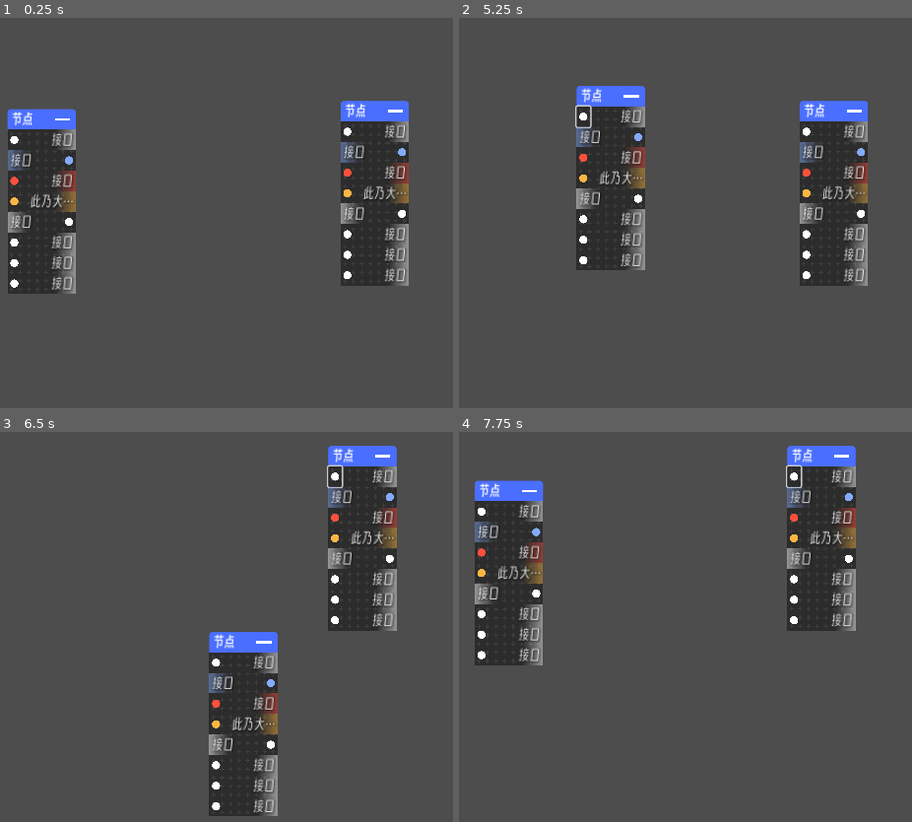
Above: before the commit, frames 1-4 (two rows, left to right).
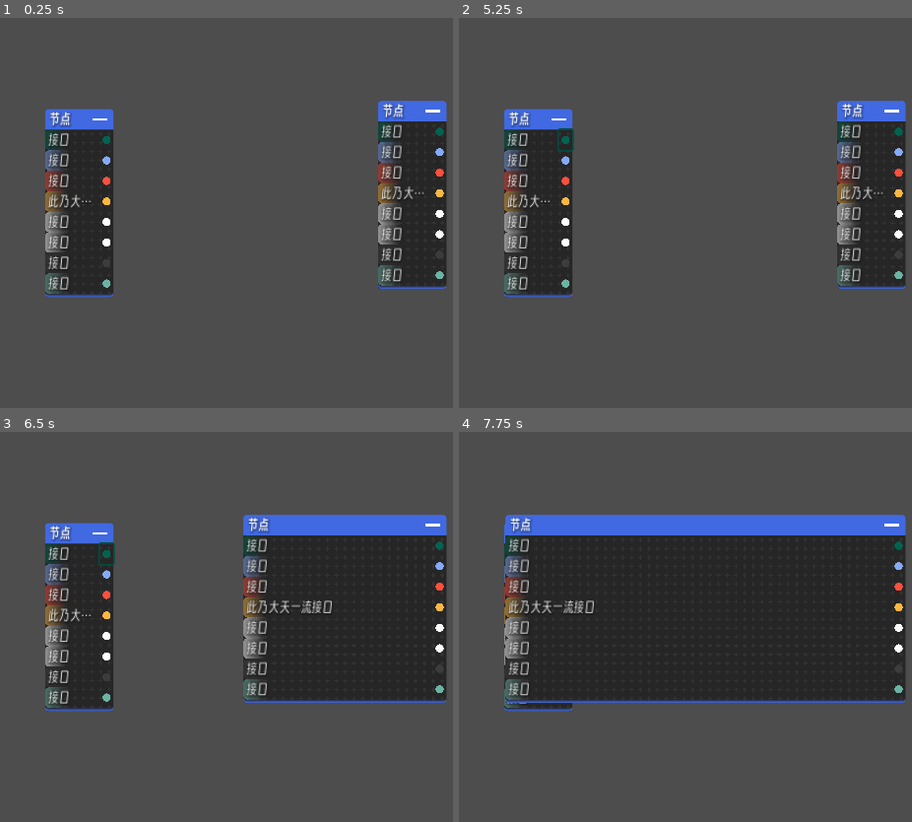
Above: after the commit, the same moments.

Repository: SXijka/GraphComponents_for_Godot
Game: Godot game, scene res://测试场景.tscn
Same seed, same stepped clock (60 frames per second), same inputs: the game is played once before the commit and once after it. The project has no main scene, so this scene is started directly.
Inputs (mouse positions are in pixels of both pictures, inside the frame that each line leads up to):
- Up to frame 1 (0.25 s): no input
- Up to frame 2 (5.25 s): click (472, 138) at 0.52 s; click (567, 138) at 1.27 s; click (522, 119) at 2.02 s; click (522, 119) at 2.77 s; click (522, 119) at 3.52 s; click (472, 138) at 4.27 s; tap Enter at 5 s; drag from (499, 201) to (816, 119) at 5.02 s
- Up to frame 3 (6.5 s): tap Space at 5.75 s; drag from (375, 607) to (240, 720) at 5.77 s
- Up to frame 4 (7.75 s): tap Enter at 6.5 s; move the mouse to (816, 533) at 6.52 s; hold Mouse wheel down (UI放大) 6.53-7.25 s; click (816, 533) at 6.67 s; tap Space at 7.25 s; drag from (699, 720) to (504, 564) at 7.27 s

The runs differ from the first frame. In frame 1, 20% of the frame differs, in the area x 1-99%, y 21-72%; in frame 2, 23%; in frame 3, 33%; in frame 4, 45%, in the area x 3-99%, y 3-72%.

Commit message:
优化接口与节点UI与逻辑，将组件类修改为连接代理类用于管理接口之间的连接

Diff:
--- a/project.godot
+++ b/project.godot
@@ -12,6 +12,7 @@
 
 config/name="幻华破碎"
 config/features=PackedStringArray("4.2", "GL Compatibility")
+run/max_fps=60
 boot_splash/image="res://项目配置/14域图标.png"
 config/icon="res://项目配置/次图标.png"
 config/windows_native_icon="res://项目配置/MoonBreak主图标.ico"
@@ -29,7 +30,7 @@
 "res://组件/可调整边框/": "pink",
 "res://组件/点背景/": "pink",
 "res://组件/窗口缩放/": "pink",
-"res://组件/组件_基类/": "pink",
+"res://组件/连接代理/": "pink",
 "res://项目配置/": "yellow"
 }
 
--- a/组件.gd
+++ /dev/null
@@ -1,142 +0,0 @@
-extends Control
-class_name 组件
-## 一切拥有嵌套或连接功能的组件的基类。
-## 可接受一个配置文件，在进入场景树时执行其[method 组件配置.执行配置]。
-
-## 若该配置文件不为空，则自动加载该配置文件，并执行其[method 组件配置.执行配置]。
-@export var 配置文件: 组件配置
-
-## 该组件的名称，可被用于UI显示和报错信息。
-var 名称: String
-
-## 该组件所归属的另一个组件。与宾客的区别是，宾客可以有多个，宿主只能有一个。
-var 宿主: 组件:
-	set = _设置宿主
-
-var _宾客: Array[组件] = []
-
-signal 宾客改变(宿主: 组件, 是_添加: bool, 宾客: 组件)
-signal 宿主改变(自身:组件, 新宿主:组件)
-signal 连接(组件_:组件, 接收者:组件, 组件_为宿主:bool)
-signal 断开(组件_:组件, 接收者:组件)
-
-
-## 连接自己的连接和断开信号，以便在接收到信号时能够自动处理。
-func _init():
-	connect("连接",_接收_连接)
-	connect("断开",_接收_断开)
-
-
-## 若配置文件不为空，则在进入场景树时执行[method 组件配置.执行配置]。
-## 无法更早，因为直到对象被实例化并添加到场景树之后，属性才会被设置为编辑器中指定的值，之前则是默认值。
-func _enter_tree() -> void:
-	if 配置文件:
-		配置文件.执行配置(self)
-
-
-## 令组件_与该组件连接。
-func 连接到(组件_: 组件, 组件_为宿主: bool) -> void:
-	emit_signal("连接", 组件_, self, 组件_为宿主)
-
-
-## 令组件_与该组件断开。
-func 断开于(组件_: 组件):
-	emit_signal("断开", 组件_, self)
-
-
-## 获取宾客数组。并非返回引用本身，而是复制。
-func 获取_宾客() -> Array[组件]:
-	return _宾客.duplicate()
-
-
-## 获取宾客数量。
-func 宾客_数量() -> int:
-	return _宾客.size()
-
-
-## 判断两个组件之间是否存在连接。
-## 注意，若存在单向连接，会根据断开单向的值对组件间的连接状态进行纠正，此时返回值与断开单向的值相同。
-static func 存在连接(组件A: 组件, 组件B: 组件, 断开单向: bool = true) -> bool:
-	if (组件A.宿主 == 组件B) and (组件A in 组件B.获取_宾客()):
-		return true
-	if (组件B.宿主 == 组件A) and (组件B in 组件A.获取_宾客()):
-		return true
-	if not 存在单向连接(组件A, 组件B, 断开单向):
-		return false
-	return 断开单向
-
-
-## 判断两个组件之间是否存在单向连接。注意，无论返回值如何，都会根据断开单向的值对连接状态进行纠正。
-## 在存在单向连接时，若断开连接为true，则会断开单向连接；若断开连接为false，则会补全为正常连接。
-static func 存在单向连接(组件A: 组件, 组件B: 组件, 断开单向: bool = true) -> bool:
-	if 组件A == 组件B:
-		push_warning(组件A._信息() + "  自己诊断与自己是否存在单向连接")
-		return false
-	if (组件A.宿主 == 组件B) and (组件A not in 组件B.获取_宾客()):
-		if 断开单向:
-			组件A.宿主 = null
-		else:
-			组件B._宾客_添加(组件A)
-		return true
-	elif (组件B.宿主 == 组件A) and (组件B not in 组件A.获取_宾客()):
-		if 断开单向:
-			组件B.宿主 = null
-		else:
-			组件A._宾客_添加(组件A)
-		return true
-	return false
-
-
-func _接收_连接(组件_: 组件, 目标: 组件, 组件_为宿主: bool) -> void:
-	if 组件_ == self:
-		push_warning(组件_._信息() + "  自己当自己的宿主")
-		return
-	if 组件_为宿主:
-		# 组件_希望成为宿主，将目标添加为组件_的宾客
-		组件_._宾客_添加(目标)
-		# 目标的宿主设置为组件_
-		宿主 = 组件_
-	else:
-		# 组件_希望成为宾客，将组件_添加到自身的宾客列表中
-		_宾客_添加(组件_)
-		# 组件_的宿主设置为自身
-		组件_.宿主 = self
-
-
-func _接收_断开(组件A:组件, 组件B: 组件) -> void:
-	if 组件A.宿主 == 组件B:
-		组件A._设置宿主(null)
-		组件B._宾客_删除(组件A)
-		print(组件B)
-	elif 组件B.宿主 == 组件A:
-		print(组件A)
-		组件B._设置宿主(null)
-		组件A._宾客_删除(组件B)
-
-
-func _设置宿主(新宿主: 组件) -> void:
-	宿主 = 新宿主
-	emit_signal("宿主改变", self, 新宿主)
-
-
-func _宾客_添加(组件_: 组件) -> void:
-	if 组件_ in _宾客 :
-		return
-	_宾客.append(组件_)
-	emit_signal("宾客改变", self, true, 组件_)
-
-
-func _宾客_删除(组件_: 组件) -> void:
-	if 组件_ in _宾客:
-		_宾客.erase(组件_)
-		emit_signal("宾客改变", self, false, 组件_)
-
-
-func _宾客_清空() -> void:
-	for 组件_ in _宾客.duplicate():
-		_宾客_删除(组件_)
-	_宾客.clear()
-
-
-func _信息() -> String:
-	return str(self) + "  |名称： " + 名称 + "  |宾客： " + str(_宾客) + "  |宿主： " + str(宿主)
--- a/组件/接口/接口.gd
+++ b/组件/接口/接口.gd
@@ -6,15 +6,29 @@
 @export var 接口名称: String = "接口":
 	set = _设置接口名称
 
-@export_enum("输送模式", "接收模式") var 接口模式: String = "输送模式": # 默认为输送模式
+@export_enum("发送模式", "接收模式") var 接口模式: String = "发送模式": # 默认为发送模式
 	set = _设置接口模式
 
 @export_color_no_alpha var 接点颜色: Color = Color.WHITE:
 	set = _设置接点颜色
 
+@export var 连接线颜色: Color = Color.GRAY
+
+@export var 连接线宽: float = 8.0
+
+@export var 连接: 连接代理
+
+
 @onready var _名称: Label = $"名称"
 @onready var _接点: Button = $"接点"
+@onready var _绘画: Control = $"接点/绘画"
+
 @onready var _渐变背景: StyleBoxFlat = $"名称/渐变背景".get_theme_stylebox("panel", "Panel")
+
+var 连接中: bool = false
+
+var _连接初始位置: Vector2 = Vector2.ZERO
+
 
 
 
@@ -22,6 +36,8 @@
 	_设置接口名称(接口名称)
 	_设置接口模式(接口模式)
 	_设置接点颜色(接点颜色)
+	_接点.pressed.connect(_开始连接)
+	_绘画.draw.connect(_绘制连接线)
 
 
 func _设置接口名称(新名称: String):
@@ -47,7 +63,7 @@
 		_渐变背景.border_width_right = 30
 		_渐变背景.border_width_left = 0
 	else:
-		move_child(_接点, get_child_count() - 1)
+		move_child(_接点, 1)
 		_名称.horizontal_alignment = HORIZONTAL_ALIGNMENT_LEFT
 		_接点.size_flags_horizontal = Control.SIZE_SHRINK_END
 		_渐变背景.border_width_left = 30
@@ -63,7 +79,40 @@
 		return
 	_渐变背景.border_color = Color(新颜色, 0.5)
 
-#
+
+func _开始连接():
+	连接中 = true
+	print("开始")
+	_连接初始位置 = get_global_mouse_position()
+	pass
+
+func _input(事件: InputEvent) -> void:
+	if not 连接中:
+		return
+	_绘画.queue_redraw()
+
+	if 事件 is InputEventMouseButton:
+		if 事件.button_index != MOUSE_BUTTON_LEFT:
+			return
+		连接中 = false
+		_绘画.queue_redraw()
+		检测连接()
+
+
+
+func 检测连接():
+	pass
+
+func _绘制连接线():
+	if 连接中:
+		_绘画.draw_line(计算中点位置(_绘画), _绘画.get_local_mouse_position(), 连接线颜色, 连接线宽, true)
+
+func 计算中点位置(控件: Control) -> Vector2:
+	return 控件.position + 控件.size/2
+#func _draw() -> void:
+	#if not 连接中:
+		#return
+	#no()
 #var 开始点位置: Vector2
 #var 结束点位置: Vector2
 #var 控制点1位置: Vector2= Vector2(100, 100)
@@ -72,21 +121,22 @@
 #var 当前鼠标位置: Vector2
 #var 连接中: bool = false
 #
-#
+##
 #func _input(event):
 	#if event is InputEventMouseButton:
-		#if event.button_index == MOUSE_BUTTON_LEFT:
-			#if event.pressed:
-				## 开始连接
-				#开始点位置 = event.position
-				#当前鼠标位置 = event.position
-				#连接中 = true
-			#else:
-				## 结束连接
-				#连接中 = false
-				## 在这里可以添加检测逻辑，判断是否连接到有效的接收点
-				#print("连接结束")
-			#queue_redraw()
+		#if event.button_index != MOUSE_BUTTON_LEFT:
+			#pass
+		#if event.pressed:
+			## 开始连接
+			#开始点位置 = event.position
+			#当前鼠标位置 = event.position
+			#连接中 = true
+		#else:
+			## 结束连接
+			#连接中 = false
+			#
+			#print("连接结束")
+		#queue_redraw()
 	#elif event is InputEventMouseMotion and 连接中:
 		## 更新当前鼠标位置用于绘制连接线
 		#当前鼠标位置 = event.position
@@ -121,7 +171,7 @@
 	#控制点2位置 = 新控制点2位置
 	#使用贝塞尔曲线 = 使用贝塞尔
 	#queue_redraw()  # 触发重新绘制
-
+#
 
 # 占位函数，以后根据需要实现
 func 在连接时执行():
--- a/组件/接口/接口.tscn
+++ b/组件/接口/接口.tscn
@@ -15,15 +15,6 @@
 grow_vertical = 2
 mouse_filter = 2
 script = ExtResource("1_ykose")
-"接口模式" = "接收模式"
-
-[node name="接点" type="Button" parent="."]
-custom_minimum_size = Vector2(20, 0)
-layout_mode = 2
-size_flags_horizontal = 0
-icon = ExtResource("3_bbakn")
-flat = true
-expand_icon = true
 
 [node name="名称" type="Label" parent="."]
 layout_mode = 2
@@ -31,7 +22,6 @@
 size_flags_vertical = 1
 theme = ExtResource("3_5rugr")
 text = "接口"
-horizontal_alignment = 2
 vertical_alignment = 1
 text_overrun_behavior = 3
 
@@ -45,3 +35,21 @@
 grow_vertical = 2
 mouse_filter = 2
 theme = ExtResource("3_5rugr")
+
+[node name="接点" type="Button" parent="."]
+custom_minimum_size = Vector2(20, 0)
+layout_mode = 2
+size_flags_horizontal = 8
+action_mode = 0
+icon = ExtResource("3_bbakn")
+flat = true
+expand_icon = true
+
+[node name="绘画" type="Control" parent="接点"]
+layout_mode = 1
+anchors_preset = 15
+anchor_right = 1.0
+anchor_bottom = 1.0
+grow_horizontal = 2
+grow_vertical = 2
+mouse_filter = 2
--- a/组件/接口/接口主题.tres
+++ b/组件/接口/接口主题.tres
@@ -17,6 +17,10 @@
 border_width_left = 30
 border_color = Color(1, 1, 1, 0.5)
 border_blend = true
+corner_radius_top_left = 5
+corner_radius_top_right = 5
+corner_radius_bottom_right = 5
+corner_radius_bottom_left = 5
 
 [resource]
 resource_local_to_scene = true
--- a/组件/组件_基类/组件.gd
+++ /dev/null
@@ -1,160 +0,0 @@
-@tool
-class_name 组件
-extends Control
-## 一切拥有嵌套或连接功能的组件的基类。
-## 可接受一个配置文件，在进入场景树时执行其[method 组件配置.执行配置]。
-
-## 若该配置文件不为空，则自动加载该配置文件，并执行其[method 组件配置.执行配置]。
-@export var 配置文件: 组件配置
-
-## 该组件的名称，可被用于UI显示和报错信息。
-@export var 名称: String
-
-## 该组件所归属的另一个组件。与宾客的区别是，宾客可以有多个，宿主只能有一个。
-@export var 宿主: 组件:
-	set = _设置宿主
-
-## 当该组件作为一个宾客被断开后，会将宿主设置为默认宿主
-@export var 默认宿主:组件 = null
-
-var _宾客: Array[组件] = []
-
-signal 宾客改变(宿主: 组件, 是_添加: bool, 宾客: 组件)
-signal 宿主改变(自身:组件, 新宿主:组件)
-signal 连接(组件_:组件, 接收者:组件, 组件_为宿主:bool)
-signal 断开(组件_:组件, 接收者:组件)
-
-
-## 连接自己的宾客改变、宿主改变、连接、断开信号，以便在接收到信号时能够自动处理。
-func _init():
-	connect("连接",_接收_连接)
-	connect("断开",_接收_断开)
-	connect("宾客改变",当宾客改变)
-	connect("宿主改变",当宿主改变)
-
-
-## 若配置文件不为空，则在进入场景树时执行[method 组件配置.执行配置]。
-## 无法更早，因为直到对象被实例化并添加到场景树之后，属性才会被设置为编辑器中指定的值，之前则是默认值。
-func _enter_tree() -> void:
-	if 配置文件:
-		配置文件.执行配置(self)
-
-
-## 当宾客改变时被调用的虚方法
-@warning_ignore("unused_parameter")
-func 当宾客改变(_自身: 组件, 是_添加: bool, 宾客: 组件) -> void:
-	pass
-
-
-## 当宿主改变时被调用的虚方法
-@warning_ignore("unused_parameter")
-func 当宿主改变(_自身: 组件, 新宾客: 组件) -> void:
-	pass
-
-
-## 令组件_与该组件连接。
-func 连接到(组件_: 组件, 组件_为宿主: bool) -> void:
-	emit_signal("连接", 组件_, self, 组件_为宿主)
-
-
-## 令组件_与该组件断开。
-func 断开于(组件_: 组件):
-	emit_signal("断开", 组件_, self)
-
-
-## 获取宾客数组。并非返回引用本身，而是复制。
-func 获取_宾客() -> Array[组件]:
-	return _宾客.duplicate()
-
-
-## 获取宾客数量。
-func 宾客_数量() -> int:
-	return _宾客.size()
-
-
-## 判断两个组件之间是否存在连接。
-## 注意，若存在单向连接，会根据断开单向的值对组件间的连接状态进行纠正，此时返回值与断开单向的值相同。
-static func 存在连接(组件A: 组件, 组件B: 组件, 断开单向: bool = true) -> bool:
-	if (组件A.宿主 == 组件B) and (组件A in 组件B.获取_宾客()):
-		return true
-	if (组件B.宿主 == 组件A) and (组件B in 组件A.获取_宾客()):
-		return true
-	if not 存在单向连接(组件A, 组件B, 断开单向):
-		return false
-	return 断开单向
-
-
-## 判断两个组件之间是否存在单向连接。注意，无论返回值如何，都会根据断开单向的值对连接状态进行纠正。
-## 在存在单向连接时，若断开连接为true，则会断开单向连接；若断开连接为false，则会补全为正常连接。
-static func 存在单向连接(组件A: 组件, 组件B: 组件, 断开单向: bool = true) -> bool:
-	if 组件A == 组件B:
-		push_warning(组件A._信息() + "  自己诊断与自己是否存在单向连接")
-		return false
-	if (组件A.宿主 == 组件B) and (组件A not in 组件B.获取_宾客()):
-		if 断开单向:
-			组件A.宿主 = null
-		else:
-			组件B._宾客_添加(组件A)
-		return true
-	elif (组件B.宿主 == 组件A) and (组件B not in 组件A.获取_宾客()):
-		if 断开单向:
-			组件B.宿主 = null
-		else:
-			组件A._宾客_添加(组件A)
-		return true
-	return false
-
-
-func _接收_连接(组件_: 组件, 目标: 组件, 组件_为宿主: bool) -> void:
-	if 组件_ == self:
-		push_warning(组件_._信息() + "  自己当自己的宿主")
-		return
-	if 组件_为宿主:
-		# 组件_希望成为宿主，将目标添加为组件_的宾客
-		组件_._宾客_添加(目标)
-		# 目标的宿主设置为组件_
-		宿主 = 组件_
-	else:
-		# 组件_希望成为宾客，将组件_添加到自身的宾客列表中
-		_宾客_添加(组件_)
-		# 组件_的宿主设置为自身
-		组件_.宿主 = self
-
-
-func _接收_断开(组件A:组件, 组件B: 组件) -> void:
-	if 组件A.宿主 == 组件B:
-		组件A._设置宿主(默认宿主)
-		组件B._宾客_删除(组件A)
-		print(组件B)
-	elif 组件B.宿主 == 组件A:
-		print(组件A)
-		组件B._设置宿主(默认宿主)
-		组件A._宾客_删除(组件B)
-
-
-func _设置宿主(新宿主: 组件) -> void:
-	宿主 = 新宿主
-	emit_signal("宿主改变", self, 新宿主)
-
-
-func _宾客_添加(组件_: 组件) -> void:
-	if 组件_ in _宾客 :
-		return
-	_宾客.append(组件_)
-	emit_signal("宾客改变", self, true, 组件_)
-
-
-func _宾客_删除(组件_: 组件) -> void:
-	if 组件_ in _宾客:
-		_宾客.erase(组件_)
-		emit_signal("宾客改变", self, false, 组件_)
-
-
-func _宾客_清空() -> void:
-	for 组件_ in _宾客.duplicate():
-		_宾客_删除(组件_)
-	_宾客.clear()
-
-
-func _信息() -> String:
-	return str(self) + "  |名称： " + 名称 + "  |宾客： " + str(_宾客) + "  |宿主： " + str(宿主)
--- a/组件/组件_基类/组件配置.gd
+++ /dev/null
@@ -1,6 +0,0 @@
-class_name 组件配置
-extends Resource
-
-
-func 执行配置(_目标: 组件):
-	pass
--- a/组件/节点/节点.gd
+++ b/组件/节点/节点.gd
@@ -1,4 +1,78 @@
+@tool
 class_name 节点
-extends 组件
+extends Control
 
-@export var 点 = 点背景.new()
+
+@export var 名称: String = "节点":
+	set = _设置名称
+
+@export_color_no_alpha var 标记颜色: Color = Color.ROYAL_BLUE:
+	set = _设置标记颜色
+
+@export var 背景颜色: Color = Color(0.15, 0.15, 0.15, 1.0):
+	set = _设置背景颜色
+
+@export var 背景点颜色: Color = Color(0.2, 0.2, 0.2, 1.0):
+	set = _设置背景点颜色
+
+@export_enum("点","叉","十","一") var 背景点图案: String = "十":
+	set = _设置背景点图案
+
+@export var 展开: bool = true
+
+@onready var 节点名称: Label = $"可调整边框/节点内容/标题栏背景/标题栏边距/左右布局/节点名称"
+@onready var 底部背景: Panel = $"可调整边框/节点内容/面板背景/面板容器/底部背景"
+@onready var 标题栏背景: PanelContainer = $"可调整边框/节点内容/标题栏背景"
+@onready var 面板背景: PanelContainer = $"可调整边框/节点内容/面板背景"
+@onready var 背景点: 点背景 = $"可调整边框/节点内容/面板背景/背景容器/点背景"
+
+
+
+
+func _init() -> void:
+	add_to_group("节点")
+
+
+func _ready() -> void:
+	_设置名称(名称)
+	_设置标记颜色(标记颜色)
+	_设置背景颜色(背景颜色)
+	_设置背景点图案(背景点图案)
+	_设置背景点颜色(背景点颜色)
+
+
+func _设置名称(新名称):
+	名称 = 新名称
+	if not 节点名称:
+		return
+	节点名称.text = 新名称
+
+
+func _设置标记颜色(新颜色: Color):
+	标记颜色 = 新颜色
+	if not 标题栏背景:
+		return
+	if not 底部背景:
+		return
+	标题栏背景.self_modulate = 新颜色
+	底部背景.modulate = 新颜色
+
+
+func _设置背景颜色(新颜色: Color):
+	背景颜色 = 新颜色
+	if not 面板背景:
+		return
+	面板背景.self_modulate = 新颜色
+
+func _设置背景点颜色(新颜色: Color):
+	背景点颜色 = 新颜色
+	if not 背景点:
+		return
+	(背景点 as 点背景).点颜色 = 新颜色
+
+func _设置背景点图案(新图案: String):
+	背景点图案 = 新图案
+	if not 背景点:
+		print("na")
+		return
+	背景点.图案 = 新图案
--- a/节点.tscn
+++ b/组件/节点/节点.tscn
@@ -1,5 +1,6 @@
-[gd_scene load_steps=9 format=3 uid="uid://catrgda1jghjb"]
+[gd_scene load_steps=10 format=3 uid="uid://catrgda1jghjb"]
 
+[ext_resource type="Script" path="res://组件/节点/节点.gd" id="1_cg6ec"]
 [ext_resource type="Script" path="res://组件/可调整边框/可调整边框.gd" id="1_d88io"]
 [ext_resource type="Theme" uid="uid://w8pcv1if78ub" path="res://组件/节点/节点标题主题.tres" id="2_21rty"]
 [ext_resource type="Texture2D" uid="uid://5n1qnlesu0si" path="res://组件/点背景/背景图标.svg" id="2_jiqjp"]
@@ -16,18 +17,13 @@
 [node name="节点" type="Control"]
 layout_mode = 3
 anchors_preset = 0
-offset_left = 184.0
-offset_top = 41.0
-offset_right = 184.0
-offset_bottom = 41.0
 size_flags_vertical = 0
+script = ExtResource("1_cg6ec")
 
 [node name="可调整边框" type="MarginContainer" parent="." node_paths=PackedStringArray("本体")]
 layout_mode = 1
-anchors_preset = 10
-anchor_right = 1.0
-offset_bottom = 132.0
-grow_horizontal = 2
+offset_right = 110.0
+offset_bottom = 280.0
 theme_override_constants/margin_left = 5
 theme_override_constants/margin_top = 5
 theme_override_constants/margin_right = 5
@@ -37,10 +33,12 @@
 
 [node name="节点内容" type="VBoxContainer" parent="可调整边框"]
 layout_mode = 2
+size_flags_vertical = 0
 mouse_filter = 0
 theme = ExtResource("2_21rty")
 
 [node name="标题栏背景" type="PanelContainer" parent="可调整边框/节点内容"]
+self_modulate = Color(0.254902, 0.411765, 0.882353, 1)
 layout_mode = 2
 mouse_filter = 1
 theme = ExtResource("2_21rty")
@@ -58,10 +56,10 @@
 
 [node name="节点名称" type="Label" parent="可调整边框/节点内容/标题栏背景/标题栏边距/左右布局"]
 layout_mode = 2
-size_flags_horizontal = 3
+size_flags_horizontal = 2
 size_flags_stretch_ratio = 5.0
 text = "节点"
-text_overrun_behavior = 3
+vertical_alignment = 1
 
 [node name="收起_展开按钮" type="Button" parent="可调整边框/节点内容/标题栏背景/标题栏边距/左右布局"]
 custom_minimum_size = Vector2(30, 0)
@@ -73,57 +71,80 @@
 icon_alignment = 1
 expand_icon = true
 
-[node name="面板边距" type="PanelContainer" parent="可调整边框/节点内容"]
+[node name="面板背景" type="PanelContainer" parent="可调整边框/节点内容"]
+self_modulate = Color(0.15, 0.15, 0.15, 1)
 layout_mode = 2
-size_flags_vertical = 3
+size_flags_vertical = 0
 mouse_filter = 1
 theme = ExtResource("4_iih1d")
 
-[node name="Control" type="Control" parent="可调整边框/节点内容/面板边距"]
+[node name="背景容器" type="Control" parent="可调整边框/节点内容/面板背景"]
 layout_mode = 2
 mouse_filter = 2
 
-[node name="点背景" parent="可调整边框/节点内容/面板边距/Control" node_paths=PackedStringArray("同步容器") instance=ExtResource("2_x8aka")]
-self_modulate = Color(0.239216, 0.239216, 0.239216, 1)
+[node name="点背景" parent="可调整边框/节点内容/面板背景/背景容器" node_paths=PackedStringArray("同步容器") instance=ExtResource("2_x8aka")]
+self_modulate = Color(0.2, 0.2, 0.2, 1)
 layout_mode = 1
 offset_right = 500.0
-offset_bottom = 1200.0
+offset_bottom = 1225.0
 scale = Vector2(0.2, 0.2)
 texture = SubResource("AtlasTexture_c5uln")
 "同步容器" = NodePath("..")
 "图案" = "十"
-"点颜色" = Color(0.239216, 0.239216, 0.239216, 1)
+"点颜色" = Color(0.2, 0.2, 0.2, 1)
 
-[node name="面板" type="VBoxContainer" parent="可调整边框/节点内容/面板边距"]
+[node name="面板容器" type="VBoxContainer" parent="可调整边框/节点内容/面板背景"]
+layout_mode = 2
+
+[node name="面板" type="VBoxContainer" parent="可调整边框/节点内容/面板背景/面板容器"]
 layout_mode = 2
 size_flags_vertical = 0
 
-[node name="接口" parent="可调整边框/节点内容/面板边距/面板" instance=ExtResource("7_68nad")]
+[node name="接口" parent="可调整边框/节点内容/面板背景/面板容器/面板" instance=ExtResource("7_68nad")]
 layout_mode = 2
+"接点颜色" = Color(0, 0.388235, 0.313726, 1)
+"连接线宽" = 1.0
 
-[node name="接口2" parent="可调整边框/节点内容/面板边距/面板" instance=ExtResource("7_68nad")]
+[node name="接口2" parent="可调整边框/节点内容/面板背景/面板容器/面板" instance=ExtResource("7_68nad")]
 layout_mode = 2
 "接口模式" = "输送模式"
 "接点颜色" = Color(0.517647, 0.666667, 0.988235, 1)
+"连接线宽" = 1.0
 
-[node name="接口3" parent="可调整边框/节点内容/面板边距/面板" instance=ExtResource("7_68nad")]
+[node name="接口3" parent="可调整边框/节点内容/面板背景/面板容器/面板" instance=ExtResource("7_68nad")]
 layout_mode = 2
 "接点颜色" = Color(1, 0.312406, 0.237881, 1)
+"连接线宽" = 1.0
 
-[node name="接口4" parent="可调整边框/节点内容/面板边距/面板" instance=ExtResource("7_68nad")]
+[node name="接口4" parent="可调整边框/节点内容/面板背景/面板容器/面板" instance=ExtResource("7_68nad")]
 layout_mode = 2
 "接口名称" = "此乃大天一流接口"
 "接点颜色" = Color(0.996078, 0.713726, 0.262745, 1)
+"连接线宽" = 1.0
 
-[node name="接口5" parent="可调整边框/节点内容/面板边距/面板" instance=ExtResource("7_68nad")]
+[node name="接口5" parent="可调整边框/节点内容/面板背景/面板容器/面板" instance=ExtResource("7_68nad")]
 layout_mode = 2
 "接口模式" = "输送模式"
+"连接线宽" = 1.0
 
-[node name="接口6" parent="可调整边框/节点内容/面板边距/面板" instance=ExtResource("7_68nad")]
+[node name="接口6" parent="可调整边框/节点内容/面板背景/面板容器/面板" instance=ExtResource("7_68nad")]
 layout_mode = 2
+"连接线宽" = 1.0
 
-[node name="接口7" parent="可调整边框/节点内容/面板边距/面板" instance=ExtResource("7_68nad")]
+[node name="接口7" parent="可调整边框/节点内容/面板背景/面板容器/面板" instance=ExtResource("7_68nad")]
 layout_mode = 2
+"接点颜色" = Color(0.235294, 0.235294, 0.235294, 1)
+"连接线宽" = 1.0
 
-[node name="接口8" parent="可调整边框/节点内容/面板边距/面板" instance=ExtResource("7_68nad")]
+[node name="接口8" parent="可调整边框/节点内容/面板背景/面板容器/面板" instance=ExtResource("7_68nad")]
 layout_mode = 2
+"接点颜色" = Color(0.419608, 0.701961, 0.639216, 1)
+"连接线宽" = 1.0
+
+[node name="底部背景" type="Panel" parent="可调整边框/节点内容/面板背景/面板容器"]
+modulate = Color(0.254902, 0.411765, 0.882353, 1)
+custom_minimum_size = Vector2(0, 5)
+layout_mode = 2
+size_flags_vertical = 10
+theme = ExtResource("4_iih1d")
+theme_type_variation = &"PanelBottom"
--- a/组件/节点/节点标题主题.tres
+++ b/组件/节点/节点标题主题.tres
@@ -1,13 +1,15 @@
 [gd_resource type="Theme" load_steps=2 format=3 uid="uid://w8pcv1if78ub"]
 
 [sub_resource type="StyleBoxFlat" id="StyleBoxFlat_lqxtp"]
-bg_color = Color(0.290196, 0.431373, 1, 1)
+bg_color = Color(1, 1, 1, 1)
 border_blend = true
 corner_radius_top_left = 5
 corner_radius_top_right = 5
 
 [resource]
 resource_local_to_scene = true
+Label/colors/font_shadow_color = Color(0, 0, 0, 0.196078)
+Label/constants/shadow_outline_size = 8
 Label/font_sizes/font_size = 20
 PanelContainer/styles/panel = SubResource("StyleBoxFlat_lqxtp")
 VBoxContainer/constants/separation = 0
--- a/组件/节点/节点面板主题.tres
+++ b/组件/节点/节点面板主题.tres
@@ -8,12 +8,24 @@
 
 [sub_resource type="StyleBoxEmpty" id="StyleBoxEmpty_155a4"]
 
+[sub_resource type="StyleBoxFlat" id="StyleBoxFlat_mbrih"]
+bg_color = Color(1, 1, 1, 0)
+border_width_bottom = 5
+border_color = Color(1, 1, 1, 1)
+border_blend = true
+corner_radius_bottom_right = 5
+corner_radius_bottom_left = 5
+
 [sub_resource type="StyleBoxFlat" id="StyleBoxFlat_fv6uj"]
-bg_color = Color(0.172549, 0.172549, 0.172549, 1)
+bg_color = Color(1, 1, 1, 1)
+corner_radius_bottom_right = 5
+corner_radius_bottom_left = 5
 
 [resource]
 Label/font_sizes/font_size = 20
 Label/fonts/font = SubResource("FontVariation_xcjj2")
 Label/styles/normal = SubResource("StyleBoxEmpty_155a4")
+PanelBottom/base_type = &"Panel"
+PanelBottom/styles/panel = SubResource("StyleBoxFlat_mbrih")
 PanelContainer/styles/panel = SubResource("StyleBoxFlat_fv6uj")
 VBoxContainer/constants/separation = 0
--- /dev/null
+++ b/组件/节点盘/节点盘.tscn
@@ -0,0 +1,35 @@
+[gd_scene load_steps=4 format=3 uid="uid://c1rnxntsvafo5"]
+
+[ext_resource type="PackedScene" uid="uid://bfvnosgijqsuw" path="res://组件/点背景/点背景.tscn" id="1_o68i0"]
+[ext_resource type="Texture2D" uid="uid://5n1qnlesu0si" path="res://组件/点背景/背景图标.svg" id="2_hn1ih"]
+
+[sub_resource type="AtlasTexture" id="AtlasTexture_pqt87"]
+resource_local_to_scene = true
+atlas = ExtResource("2_hn1ih")
+region = Rect2(352, 352, 64, 64)
+
+[node name="节点盘" type="Control"]
+layout_mode = 3
+anchors_preset = 15
+anchor_right = 1.0
+anchor_bottom = 1.0
+grow_horizontal = 2
+grow_vertical = 2
+
+[node name="ParallaxBackground" type="ParallaxBackground" parent="."]
+scroll_offset = Vector2(10, 0)
+scroll_limit_end = Vector2(0.81, 1.78)
+scroll_ignore_camera_zoom = true
+
+[node name="ParallaxLayer" type="ParallaxLayer" parent="ParallaxBackground"]
+
+[node name="点背景" parent="ParallaxBackground/ParallaxLayer" instance=ExtResource("1_o68i0")]
+self_modulate = Color(0.745098, 0.745098, 0.745098, 1)
+anchors_preset = 15
+anchor_right = 1.0
+anchor_bottom = 1.0
+offset_right = 500.0
+offset_bottom = 600.0
+grow_horizontal = 2
+grow_vertical = 2
+texture = SubResource("AtlasTexture_pqt87")
--- /dev/null
+++ b/组件/连接代理/连接代理.gd
@@ -0,0 +1,159 @@
+extends Control
+class_name 连接代理
+## 用于管理嵌套或连接功能。
+## 可接受一个配置文件，在进入场景树时执行其[method 连接配置.执行配置]。
+
+## 若该配置文件不为空，则自动加载该配置文件，并执行其[method 连接配置.执行配置]。
+@export var 配置文件: 连接配置
+
+## 该连接代理的名称，可被用于UI显示和报错信息。
+@export var 名称: String
+
+## 该连接代理所归属的另一个连接代理。与接收者的区别是，接收者可以有多个，发送者只能有一个。
+@export var 发送者: 连接代理:
+	set = _设置发送者
+
+## 当该连接代理作为一个接收者被断开后，会将发送者设置为默认发送者
+@export var 默认发送者:连接代理 = null
+
+var _接收者: Array[连接代理] = []
+
+signal 接收者改变(_发送者: 连接代理, 是_添加: bool, 接收者: 连接代理)
+signal 发送者改变(自身:连接代理, 新发送者:连接代理)
+signal 连接(连接代理_:连接代理, 接收者:连接代理, 连接代理_为发送者:bool)
+signal 断开(连接代理_:连接代理, 接收者:连接代理)
+
+
+## 连接自己的接收者改变、发送者改变、连接、断开信号，以便在接收到信号时能够自动处理。
+func _init():
+	connect("连接",_接收_连接)
+	connect("断开",_接收_断开)
+	connect("接收者改变",当接收者改变)
+	connect("发送者改变",当发送者改变)
+
+
+## 若配置文件不为空，则在进入场景树时执行[method 连接配置.执行配置]。
+## 无法更早，因为直到对象被实例化并添加到场景树之后，属性才会被设置为编辑器中指定的值，之前则是默认值。
+func _enter_tree() -> void:
+	if 配置文件:
+		配置文件.执行配置(self)
+
+
+## 当接收者改变时被调用的虚方法
+@warning_ignore("unused_parameter")
+func 当接收者改变(_自身: 连接代理, 是_添加: bool, 接收者: 连接代理) -> void:
+	pass
+
+
+## 当发送者改变时被调用的虚方法
+@warning_ignore("unused_parameter")
+func 当发送者改变(_自身: 连接代理, 新接收者: 连接代理) -> void:
+	pass
+
+
+## 令连接代理_与该连接代理连接。
+func 连接到(连接代理_: 连接代理, 连接代理_为发送者: bool) -> void:
+	emit_signal("连接", 连接代理_, self, 连接代理_为发送者)
+
+
+## 令连接代理_与该连接代理断开。
+func 断开于(连接代理_: 连接代理):
+	emit_signal("断开", 连接代理_, self)
+
+
+## 获取接收者数组。并非返回引用本身，而是复制。
+func 获取_接收者() -> Array[连接代理]:
+	return _接收者.duplicate()
+
+
+## 获取接收者数量。
+func 接收者_数量() -> int:
+	return _接收者.size()
+
+
+## 判断两个连接代理之间是否存在连接。
+## 注意，若存在单向连接，会根据断开单向的值对连接代理间的连接状态进行纠正，此时返回值与断开单向的值相同。
+static func 存在连接(连接代理A: 连接代理, 连接代理B: 连接代理, 断开单向: bool = true) -> bool:
+	if (连接代理A.发送者 == 连接代理B) and (连接代理A in 连接代理B.获取_接收者()):
+		return true
+	if (连接代理B.发送者 == 连接代理A) and (连接代理B in 连接代理A.获取_接收者()):
+		return true
+	if not 存在单向连接(连接代理A, 连接代理B, 断开单向):
+		return false
+	return 断开单向
+
+
+## 判断两个连接代理之间是否存在单向连接。注意，无论返回值如何，都会根据断开单向的值对连接状态进行纠正。
+## 在存在单向连接时，若断开连接为true，则会断开单向连接；若断开连接为false，则会补全为正常连接。
+static func 存在单向连接(连接代理A: 连接代理, 连接代理B: 连接代理, 断开单向: bool = true) -> bool:
+	if 连接代理A == 连接代理B:
+		push_warning(连接代理A._信息() + "  自己诊断与自己是否存在单向连接")
+		return false
+	if (连接代理A.发送者 == 连接代理B) and (连接代理A not in 连接代理B.获取_接收者()):
+		if 断开单向:
+			连接代理A.发送者 = null
+		else:
+			连接代理B._接收者_添加(连接代理A)
+		return true
+	elif (连接代理B.发送者 == 连接代理A) and (连接代理B not in 连接代理A.获取_接收者()):
+		if 断开单向:
+			连接代理B.发送者 = null
+		else:
+			连接代理A._接收者_添加(连接代理A)
+		return true
+	return false
+
+
+func _接收_连接(连接代理_: 连接代理, 目标: 连接代理, 连接代理_为发送者: bool) -> void:
+	if 连接代理_ == self:
+		push_warning(连接代理_._信息() + "  自己当自己的发送者")
+		return
+	if 连接代理_为发送者:
+		# 连接代理_希望成为发送者，将目标添加为连接代理_的接收者
+		连接代理_._接收者_添加(目标)
+		# 目标的发送者设置为连接代理_
+		发送者 = 连接代理_
+	else:
+		# 连接代理_希望成为接收者，将连接代理_添加到自身的接收者列表中
+		_接收者_添加(连接代理_)
+		# 连接代理_的发送者设置为自身
+		连接代理_.发送者 = self
+
+
+func _接收_断开(连接代理A:连接代理, 连接代理B: 连接代理) -> void:
+	if 连接代理A.发送者 == 连接代理B:
+		连接代理A._设置发送者(默认发送者)
+		连接代理B._接收者_删除(连接代理A)
+		print(连接代理B)
+	elif 连接代理B.发送者 == 连接代理A:
+		print(连接代理A)
+		连接代理B._设置发送者(默认发送者)
+		连接代理A._接收者_删除(连接代理B)
+
+
+func _设置发送者(新发送者: 连接代理) -> void:
+	发送者 = 新发送者
+	emit_signal("发送者改变", self, 新发送者)
+
+
+func _接收者_添加(连接代理_: 连接代理) -> void:
+	if 连接代理_ in _接收者 :
+		return
+	_接收者.append(连接代理_)
+	emit_signal("接收者改变", self, true, 连接代理_)
+
+
+func _接收者_删除(连接代理_: 连接代理) -> void:
+	if 连接代理_ in _接收者:
+		_接收者.erase(连接代理_)
+		emit_signal("接收者改变", self, false, 连接代理_)
+
+
+func _接收者_清空() -> void:
+	for 连接代理_ in _接收者.duplicate():
+		_接收者_删除(连接代理_)
+	_接收者.clear()
+
+
+func _信息() -> String:
+	return str(self) + "  |名称： " + 名称 + "  |接收者： " + str(_接收者) + "  |发送者： " + str(发送者)
--- /dev/null
+++ b/组件/连接代理/连接配置.gd
@@ -0,0 +1,6 @@
+class_name 连接配置
+extends Resource
+
+
+func 执行配置(_目标: 连接代理):
+	pass
--- a/组件配置.gd
+++ /dev/null
@@ -1,10 +0,0 @@
-class_name 组件配置
-extends Resource
-
-@export var 默认名称: String = "你好"
-@export var hel:int = 3
-
-
-func 执行配置(目标: 组件):
-	目标.名称 = 默认名称
-	pass
Not shown: 1 places in 组件/节点/节点面板主题.tres that only renumber resources
